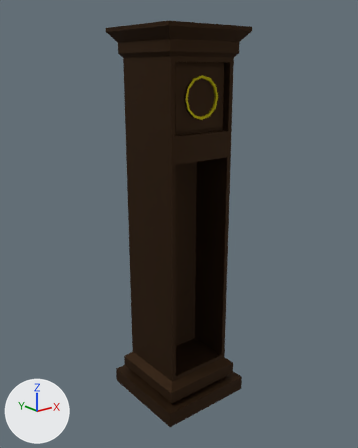
What one commit did to the FBX model Models/Reloj.fbx.
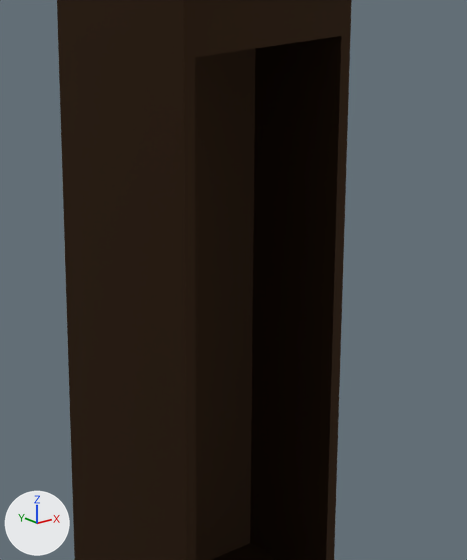
Old and new are each drawn whole from a camera (50 mm lens) standing at (-1.889, -2.315, 2.194) and looking at (-0.013, 0.031, 1.256) and again close up on the part from 30% to 76% of the width and 32% to 77% of the height. Every picture has the same lights, and +X, +Y and +Z are marked at lower left. Where no turn or scale is listed for an object, it has been applied to the vertices.

In view in the first close-up: 'Reloj'.
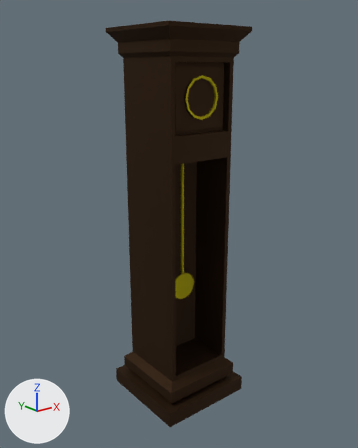
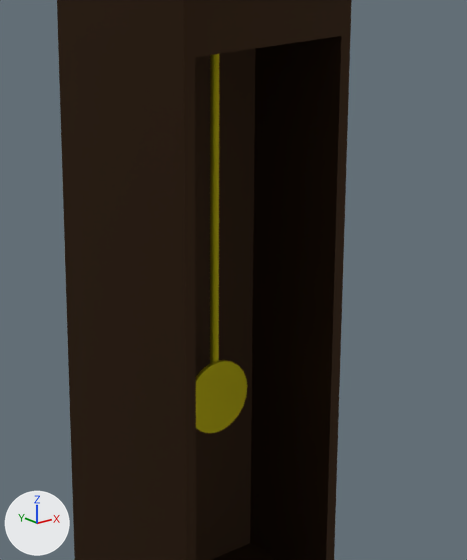
Scene script edits in JSON lines:
```json
{"op": "add", "block": "me_cylinder", "code": ["me_cylinder = bpy.data.meshes.new('Cylinder')", "me_cylinder.from_pydata(...)  # 112 vertices, 60 faces; spans x -0.089..0.087, y -0.022..0.005, z -0.986..0.0", "me_cylinder.materials.append(mat_oro)  # yellow #c3ba1c"]}
{"op": "add", "block": "ob_pendulo", "code": ["ob_pendulo = bpy.data.objects.new('Pendulo', me_cylinder)", "ob_pendulo.location = (-0.012, 0.005, 1.742)"]}
```

Location of each change, (x1, y1, x2, y2) in pixels of the close-ups (467 x 560 px):
```json
{"object": "Pendulo", "change": "added", "after": [196, 54, 247, 433], "on screen": "yellow"}
```
